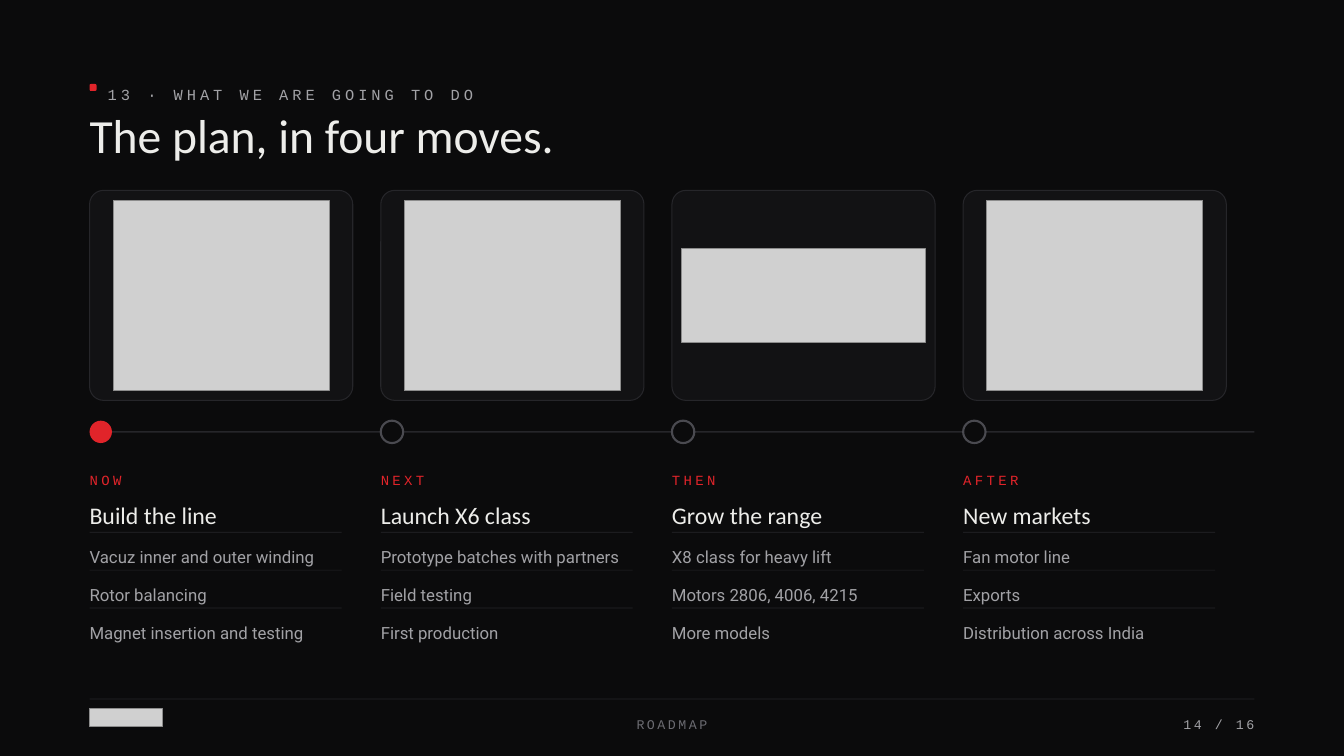
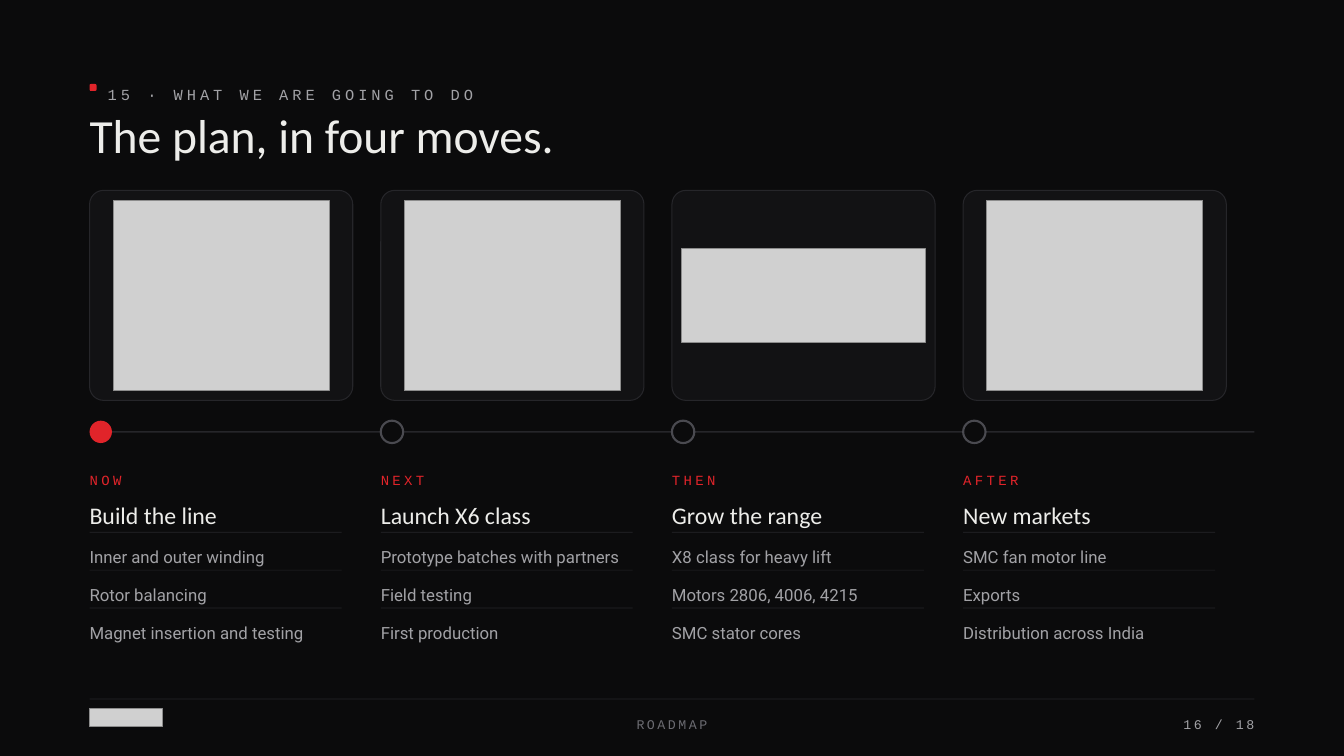
Before and after one commit to siddharthsu/siddharthsu, a slide deck: slide 16 of Taraxis_Presentation/Taraxis_Motor_Deck.pptx (slide 14 before the commit). Drawn at 1344x756 pixels with LibreOffice and Linux fonts; fonts in the diff are those of the drawing; grey boxes stand for pictures. Boxes give left, top, right and bottom in pixels: in the first picture for what was removed or moved away, otherwise in the second. Text is boxed around its words. In the diff, an @@ line names an element or a change of style, - is before the commit and + after.

```diff
--- a/Taraxis_Presentation/Taraxis_Motor_Deck.pptx
+++ b/Taraxis_Presentation/Taraxis_Motor_Deck.pptx
@@ text at (108, 89, 473, 100): text changed @@
-13 · WHAT WE ARE GOING TO DO
+15 · WHAT WE ARE GOING TO DO
@@ text at (90, 550, 264, 567): text changed @@
-Vacuz inner and outer winding
+Inner and outer winding
@@ text at (963, 550, 1106, 563): text changed @@
-Fan motor line
+SMC fan motor line
@@ text at (672, 627, 801, 639): text changed @@
-More models
+SMC stator cores
@@ text at (1183, 720, 1254, 729): text changed @@
-14 / 16
+16 / 18
```
Also in this commit, not shown: 13 other slides changed, 3 slides added, 1 slide removed, 2 other files.
